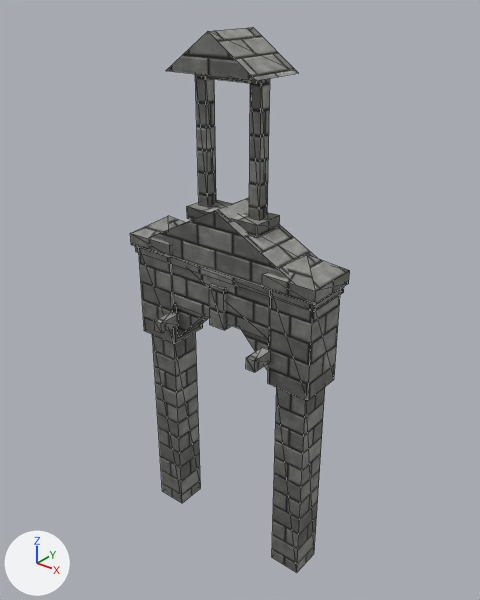
An edit to the OBJ model assets/models/gate_arch.obj, drawn before and after from the same camera.
Both versions are drawn from a 50 mm lens placed at (4.47, -5.45, 6.44), pointed at (0.01, 0.13, 2.98). Lighting does not change. The marker at lower left points along +X, +Y and +Z. The older version comes first. Mesh edges are drawn as thin lines. Where no turn or scale is listed for an object, it has been applied to the vertices. Vertices at exactly the same position are counted once.

In view in the first picture: 'gate_arch'.
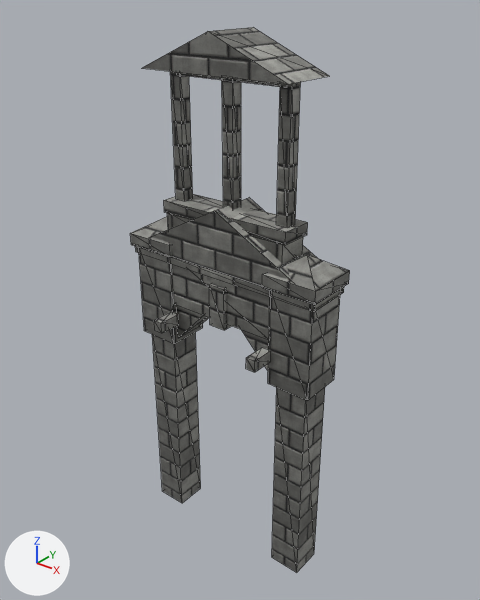
Edits to the bpy script that builds the scene:
```text
Change me_gate_arch:
    used by ob_gate_arch; location = (0.0, 0.0, 0.0)
    verts and faces of me_gate_arch; kept vertices keep their numbers, new ones are numbered from 162
    before: 156 (-0.58, -0.35, 5.58) at pixel (165, 70), 157 (0.58, -0.35, 5.58) at pixel (256, 80), 158 (0.58, 0.35, 5.58) at pixel (298, 73), 159 (-0.58, 0.35, 5.58)
    remove me_gate_arch.from_pydata(...)  # 162 vertices, 184 faces; spans x -1.33..1.33, y -0.56..0.56, z -0.4..5.98
    add me_gate_arch.from_pydata(...)  # 178 vertices, 202 faces; spans x -1.33..1.33, y -0.56..0.56, z -0.4..5.98
    me_gate_arch part 1: a new loose piece, a box spanning x -0.86..0.86, y -0.2..0.2, z 3.98..4.12, in mat_wall_stone
    me_gate_arch part 2: the loose piece of 8 vertices spanning x -0.43..-0.29, y -0.07..0.07, z 4.12..5.58 is moved by (-0.36, 0.0, 0.0)
    me_gate_arch part 3: the loose piece of 8 vertices spanning x 0.29..0.43, y -0.07..0.07, z 4.12..5.58 is moved by (-0.36, 0.0, 0.0)
    me_gate_arch part 4: the loose piece of 8 vertices spanning x 0.29..0.43, y -0.07..0.07, z 4.12..5.58 is copied, and the copy is moved by (0.36, 0.0, 0.0); it spans x 0.65..0.79, y -0.07..0.07, z 4.12..5.58
    me_gate_arch part 5: the loose piece of 8 vertices spanning x -0.36..0.36, y -0.05..0.05, z 5.5..5.58 is scaled about its middle by (2, 1, 1)
    me_gate_arch part 6: the loose piece of 8 vertices spanning x -0.5..0.5, y -0.2..0.2, z 3.98..4.12 is deleted
    me_gate_arch part 7
    add verts[156] = (-0.94, -0.35, 5.58)  # moved, pixel (141, 68)
    add verts[159] = (-0.94, 0.35, 5.58)  # moved
    add verts[157] = (0.94, -0.35, 5.58)  # moved, pixel (288, 84)
    add verts[158] = (0.94, 0.35, 5.58)  # moved, pixel (329, 76)
    me_gate_arch part 8
    8 vertices are added at x -0.82..0.82, y -0.19..0.19, z 3.62..3.98
    10 new faces join them
```

Pixel boxes [x1, y1, x2, y2] of what changed, in the pictures (480 x 600 px; the box of a moved part takes in the faces that stretch with it):
part 1 of me_gate_arch, added
    after: [164, 194, 308, 245]
part 2 of me_gate_arch, moved or reshaped
    before: [195, 74, 216, 207]
    after: [170, 71, 193, 201]
part 3 of me_gate_arch, moved or reshaped
    before: [249, 78, 270, 220]
    after: [222, 77, 241, 210]
part 4 of me_gate_arch, added
    after: [276, 82, 301, 228]
part 5 of me_gate_arch, moved or reshaped
    before: [207, 75, 250, 83]
    after: [181, 73, 280, 87]
part 6 of me_gate_arch, deleted
    before: [187, 200, 280, 238]
part 7 of me_gate_arch, moved or reshaped
    before: [166, 27, 298, 81]
    after: [142, 27, 329, 84]
part 8 of me_gate_arch, added
    after: [167, 213, 303, 263]
